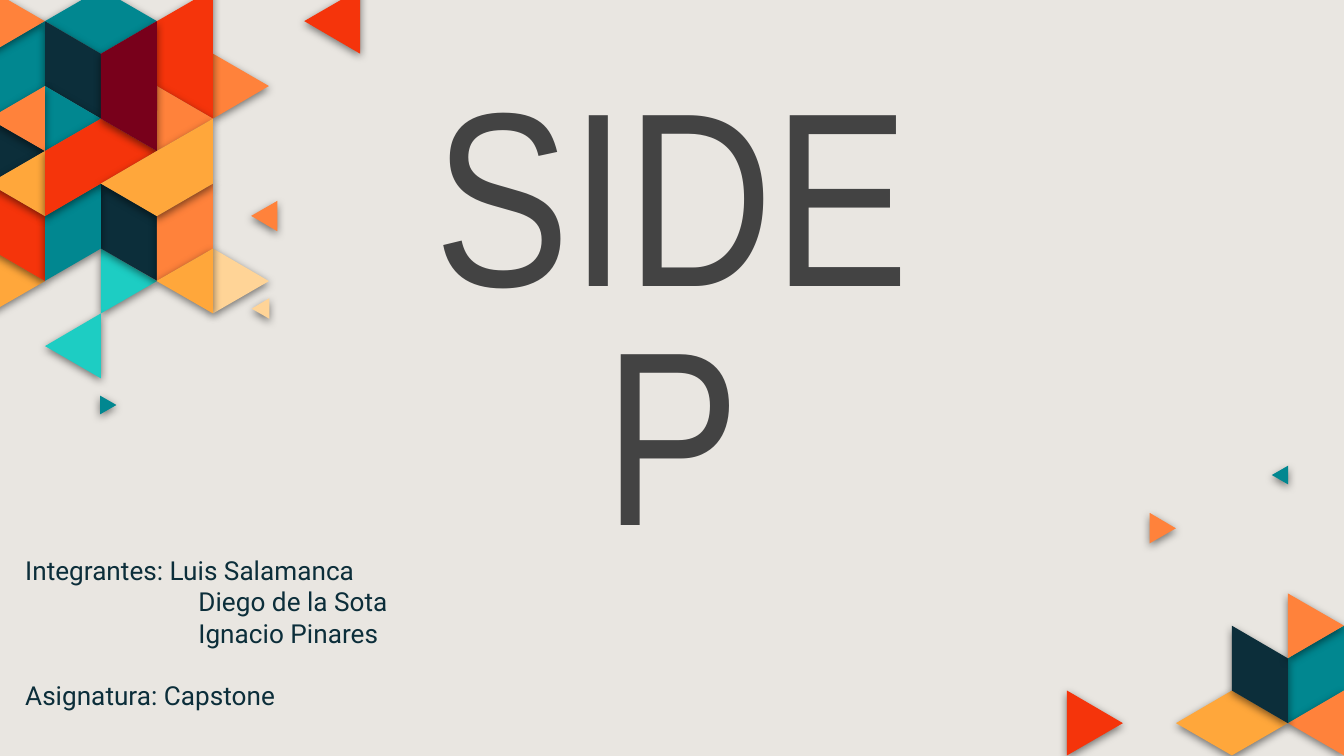
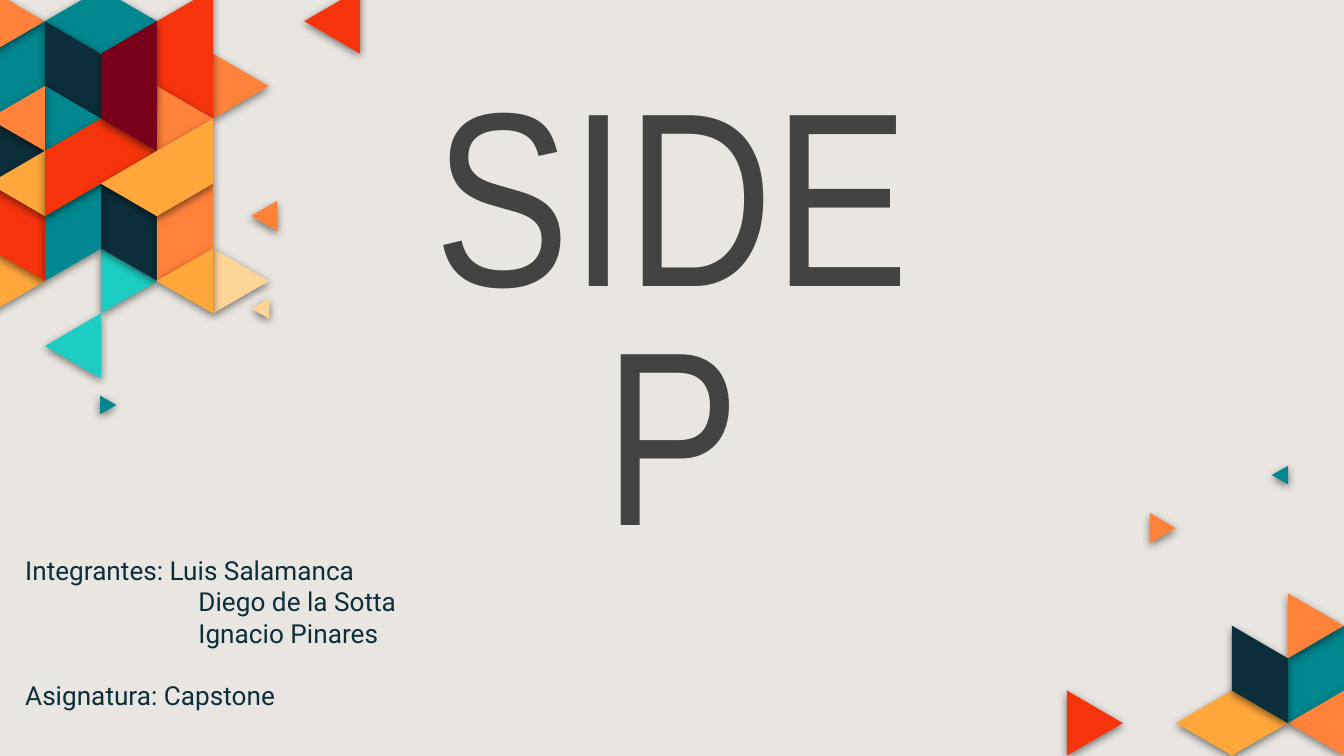
Before and after one commit to DiegoDLS-web/SIDEP, a slide deck: slide 1 of Fase 2/Evidencias Grupales/Presentación.pptx. Drawn at 1344x756 pixels with LibreOffice and Linux fonts; fonts in the diff are those of the drawing. Boxes give left, top, right and bottom in pixels: in the first picture for what was removed or moved away, otherwise in the second. Text is boxed around its words. In the diff, an @@ line names an element or a change of style, - is before the commit and + after.

```diff
--- a/Fase 2/Evidencias Grupales/Presentación.pptx
+++ b/Fase 2/Evidencias Grupales/Presentación.pptx
@@ subtitle at (x1=198, y1=591, x2=396, y2=649): text changed @@
-Diego de la Sota
-Ignacio Pinares
+Diego de la Sotta
+Ignacio Pinares
```
Also in this commit, not shown: 3 other slides changed, 5 slides added, 7 slides removed, 2 other files.
